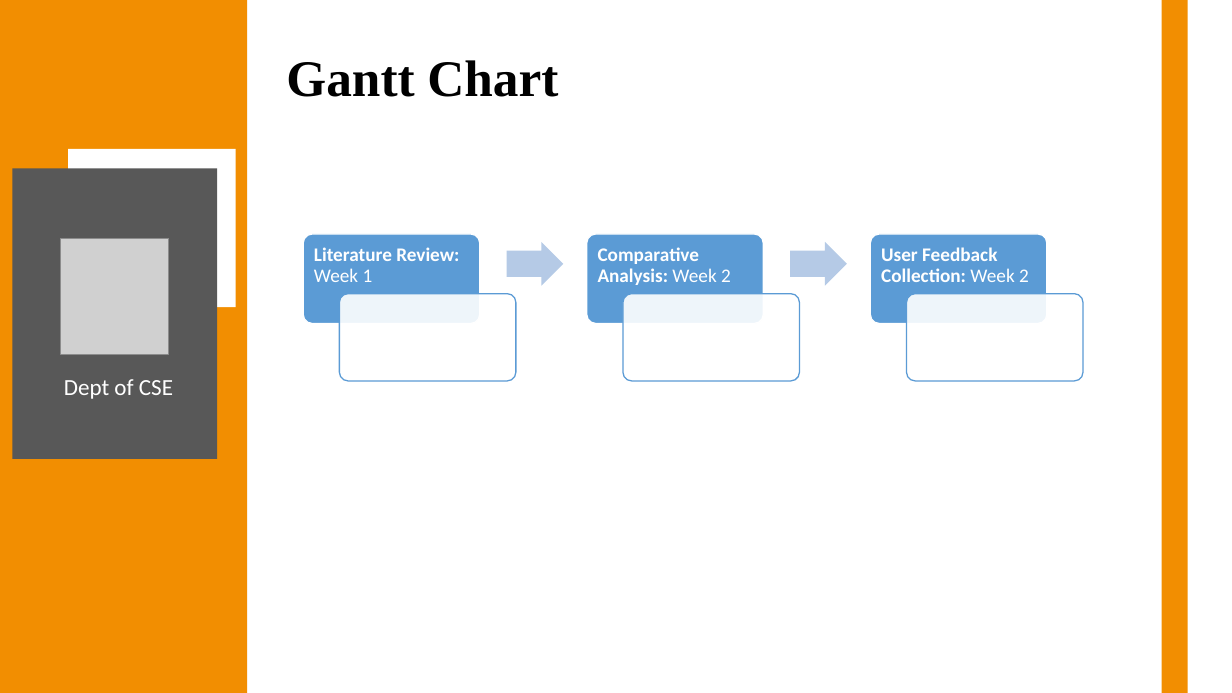
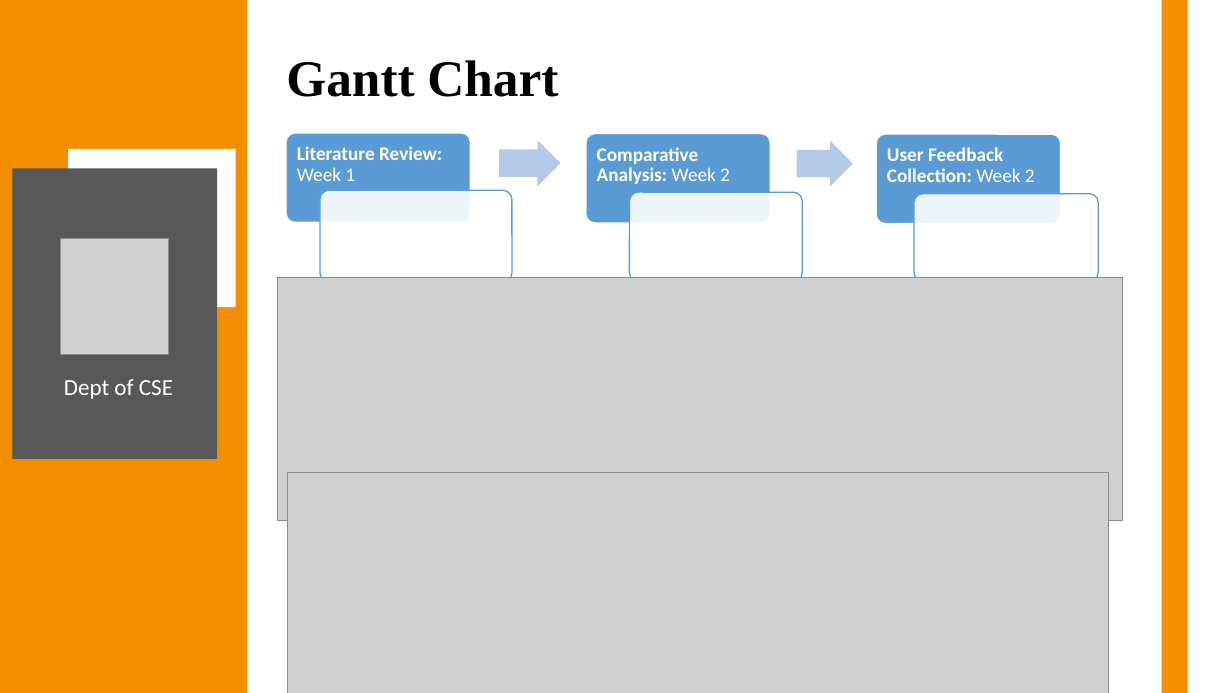
Before and after one commit to Anish202020/7th-Semester, a slide deck: slide 21 of Report & PPT/Project Work/Ppt/Callify Synopsis.pptx (slide 24 before the commit). Drawn at 1232x693 pixels with LibreOffice and Linux fonts; fonts in the diff are those of the drawing; grey boxes stand for pictures. Boxes give left, top, right and bottom in pixels: in the first picture for what was removed or moved away, otherwise in the second. Text is boxed around its words. In the diff, an @@ line names an element or a change of style, - is before the commit and + after.

```diff
--- a/Report & PPT/Project Work/Ppt/Callify Synopsis.pptx
+++ b/Report & PPT/Project Work/Ppt/Callify Synopsis.pptx
@@ text "Literature Review: Week 1": place and size @@
-text "Literature Review: Week 1" at [314, 247, 459, 282]
+text "Literature Review: Week 1" at [297, 146, 442, 181]
@@ rounded rectangle: place and size @@
-rounded rectangle at [303, 234, 480, 323]
+rounded rectangle at [287, 133, 470, 223]
@@ right arrow: place and size @@
-right arrow at [506, 242, 563, 287]
+right arrow at [499, 140, 560, 187]
@@ text "Comparative Analysis: Week 2": place and size @@
-text "Comparative Analysis: Week 2" at [598, 247, 731, 285]
+text "Comparative Analysis: Week 2" at [597, 147, 730, 184]
@@ rounded rectangle: place and size @@
-rounded rectangle at [587, 234, 763, 323]
+rounded rectangle at [586, 134, 770, 224]
@@ right arrow: place and size @@
-right arrow at [790, 242, 847, 287]
+right arrow at [797, 140, 853, 187]
@@ text "User Feedback Collection: Week 2": place and size @@
-text "User Feedback Collection: Week 2" at [881, 247, 1029, 282]
+text "User Feedback Collection: Week 2" at [887, 147, 1035, 182]
@@ rounded rectangle: place and size @@
-rounded rectangle at [871, 234, 1047, 323]
+rounded rectangle at [876, 134, 1060, 224]
@@ rounded rectangle: place and size @@
-rounded rectangle at [339, 294, 516, 381]
+rounded rectangle at [320, 190, 512, 283]
@@ rounded rectangle: place and size @@
-rounded rectangle at [623, 294, 799, 381]
+rounded rectangle at [629, 192, 802, 282]
@@ rounded rectangle: place and size @@
-rounded rectangle at [907, 294, 1083, 381]
+rounded rectangle at [914, 194, 1098, 281]
@@ picture added at [277, 277, 1123, 520] @@
@@ picture added at [287, 473, 1109, 693] @@
```
Also in this commit, not shown: 13 other slides changed, 5 slides removed.
